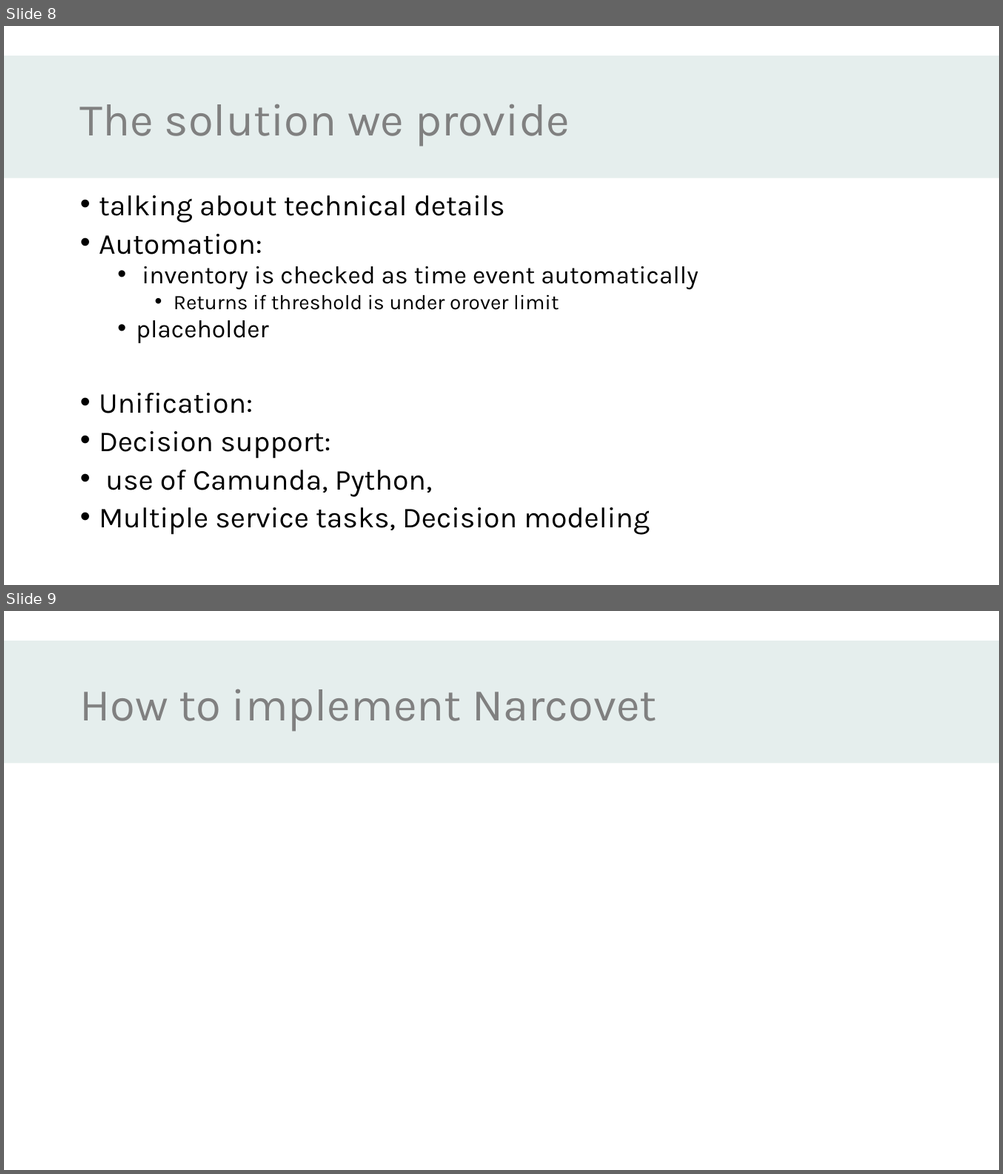
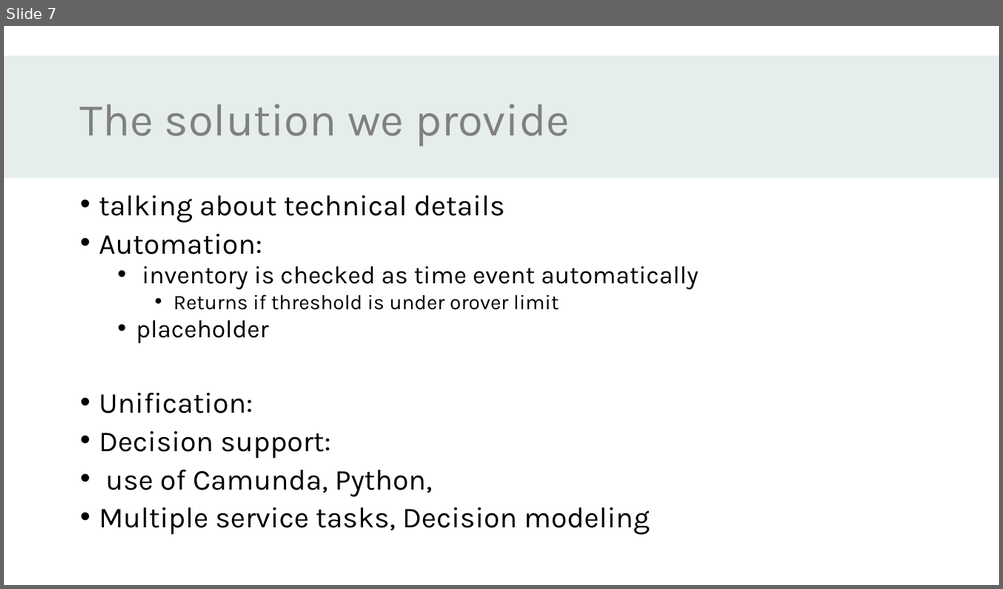
Before and after one commit to DigiBP/AS24TeamVector, a slide deck: presentation and documentation/Narcovet.pptx. Shown one above the other, each under a label of ours: slides 8 and 9 before the commit, slide 7 after it. The pictures are 1003x1174 and 1003x589 pixels, drawn with LibreOffice and Linux fonts; fonts in the diff are those of the drawing; background and template pictures are left out. Boxes give left, top, right and bottom in pixels: in the first picture for what was removed or moved away, otherwise in the second. Text is boxed around its words. In the diff, an @@ line names an element or a change of style, - is before the commit and + after.

```diff
--- a/presentation and documentation/Narcovet.pptx
+++ b/presentation and documentation/Narcovet.pptx
@@ slide 9 removed at (x1=4, y1=611, x2=999, y2=1170), background #FFFFFF; not listed: 1 template element that a slide beside it also shows @@
@@ title removed at (x1=79, y1=689, x2=657, y2=732) @@
-How to implement Narcovet
@@ what was slide 8 is now slide 7 @@
```
Also in this commit, not shown: 4 slides changed, 1 other slide removed.
